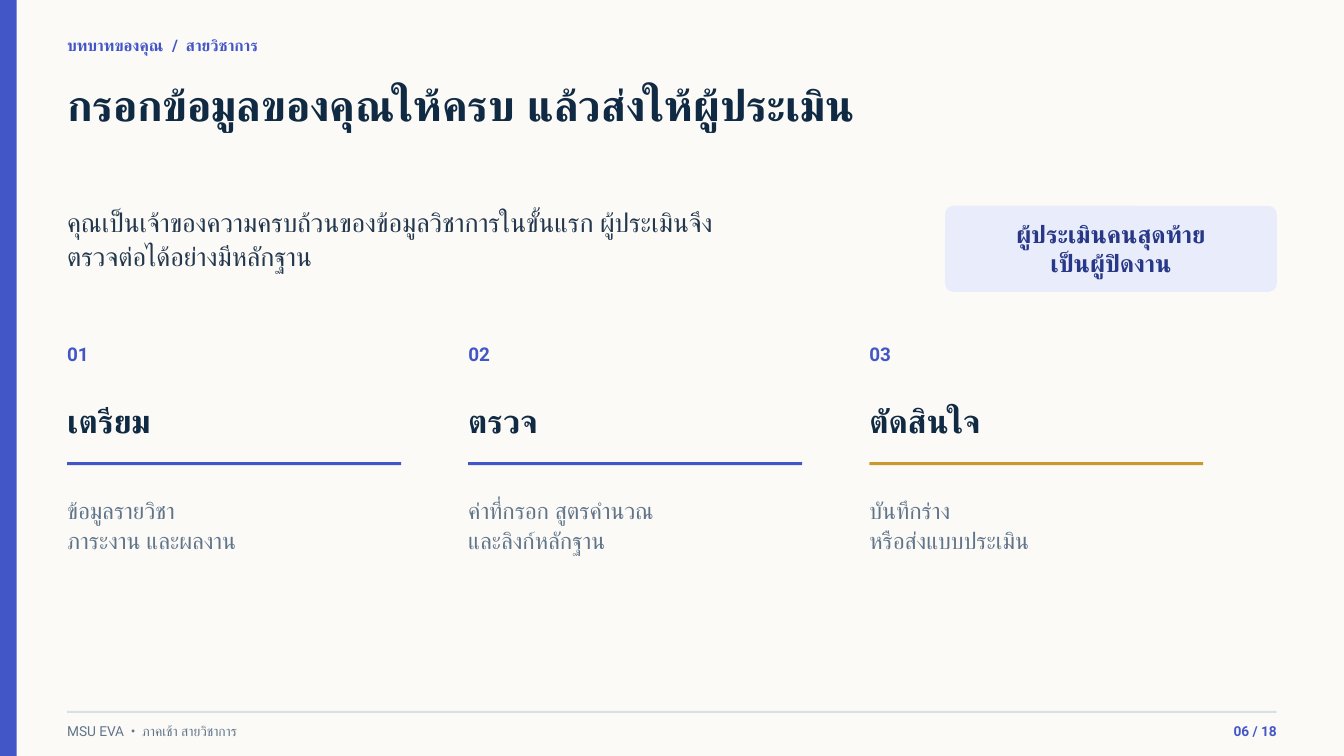
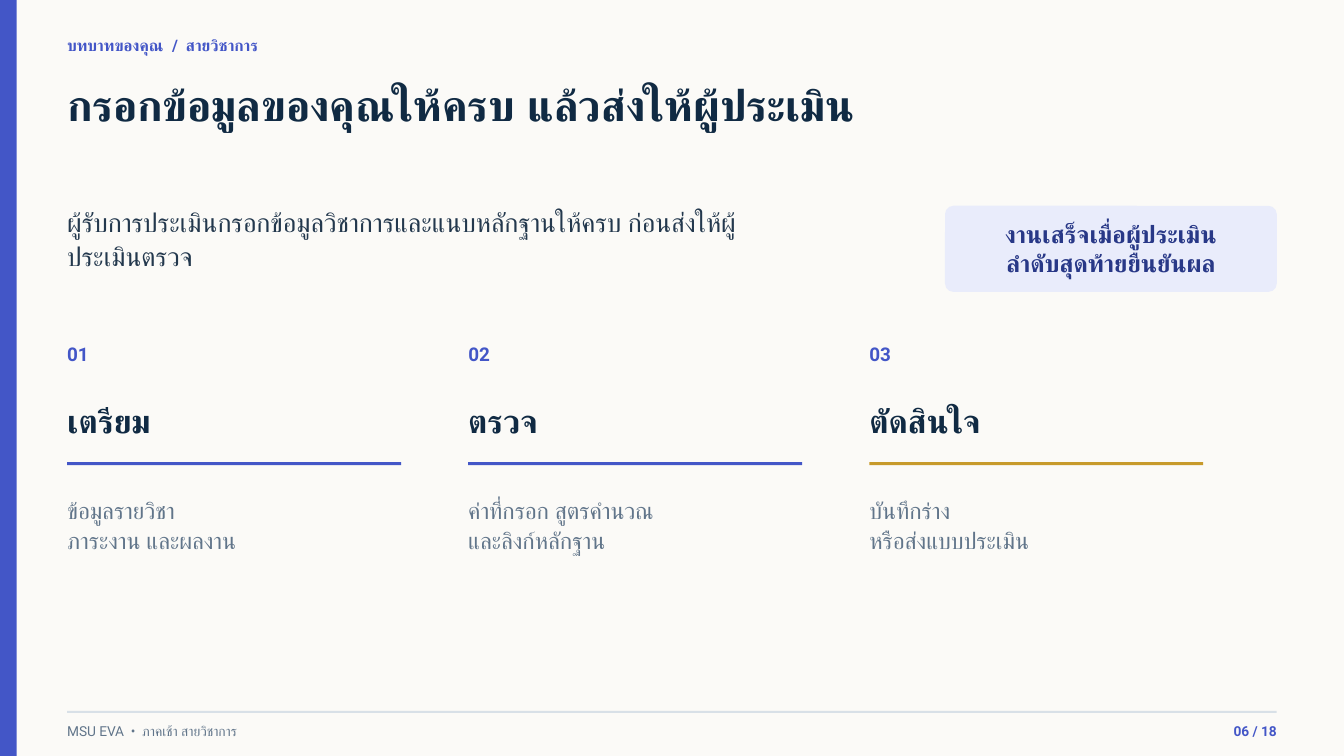
Before and after one commit to issenkku/issenkku-msu_eva-pass2, a slide deck: slide 6 of docs/MSU-EVA-อบรมสายวิชาการ-ฉบับวิทยากร.pptx. Drawn at 1344x756 pixels with LibreOffice and Linux fonts; fonts in the diff are those of the drawing. Boxes give left, top, right and bottom in pixels: in the first picture for what was removed or moved away, otherwise in the second. Text is boxed around its words. In the diff, an @@ line names an element or a change of style, - is before the commit and + after.

```diff
--- a/docs/MSU-EVA-อบรมสายวิชาการ-ฉบับวิทยากร.pptx
+++ b/docs/MSU-EVA-อบรมสายวิชาการ-ฉบับวิทยากร.pptx
@@ text at (67,212,736,267): text changed @@
-คุณเป็นเจ้าของความครบถ้วนของข้อมูลวิชาการในขั้นแรก ผู้ประเมินจึงตรวจต่อได้อย่างมีหลักฐาน
+ผู้รับการประเมินกรอกข้อมูลวิชาการและแนบหลักฐานให้ครบ ก่อนส่งให้ผู้ประเมินตรวจ
@@ text at (1005,224,1217,280): text changed @@
-ผู้ประเมินคนสุดท้าย
-เป็นผู้ปิดงาน
+งานเสร็จเมื่อผู้ประเมิน
+ลำดับสุดท้ายยืนยันผล
```
Also in this commit, not shown: 3 other slides changed, 1 other file.
